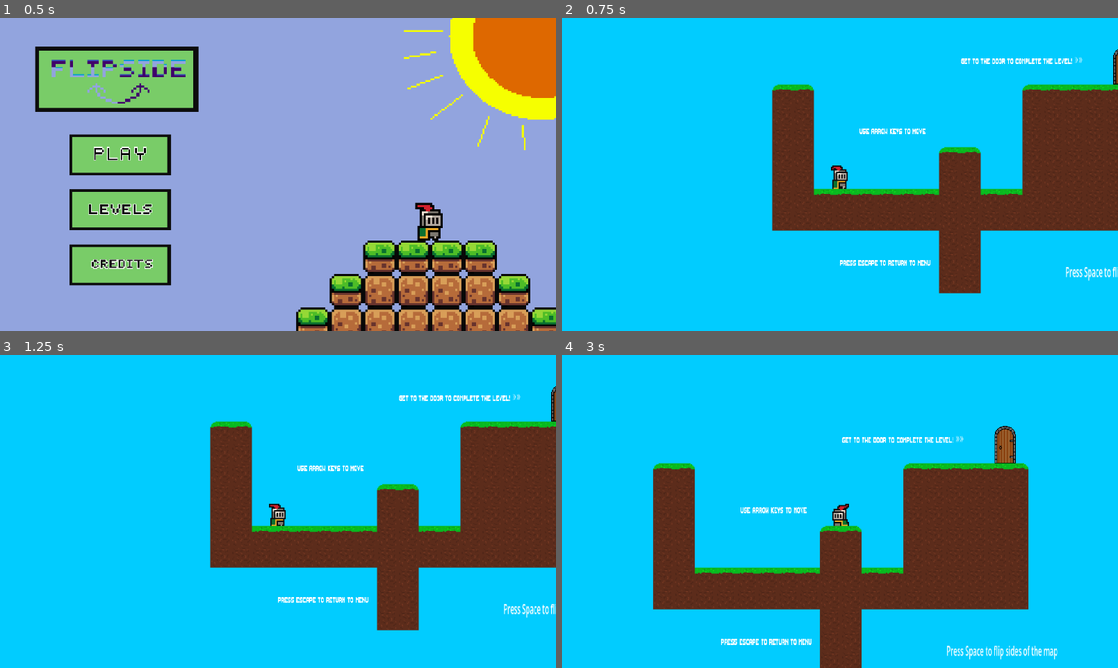
Above: before the commit, frames 1-4 (two rows, left to right).
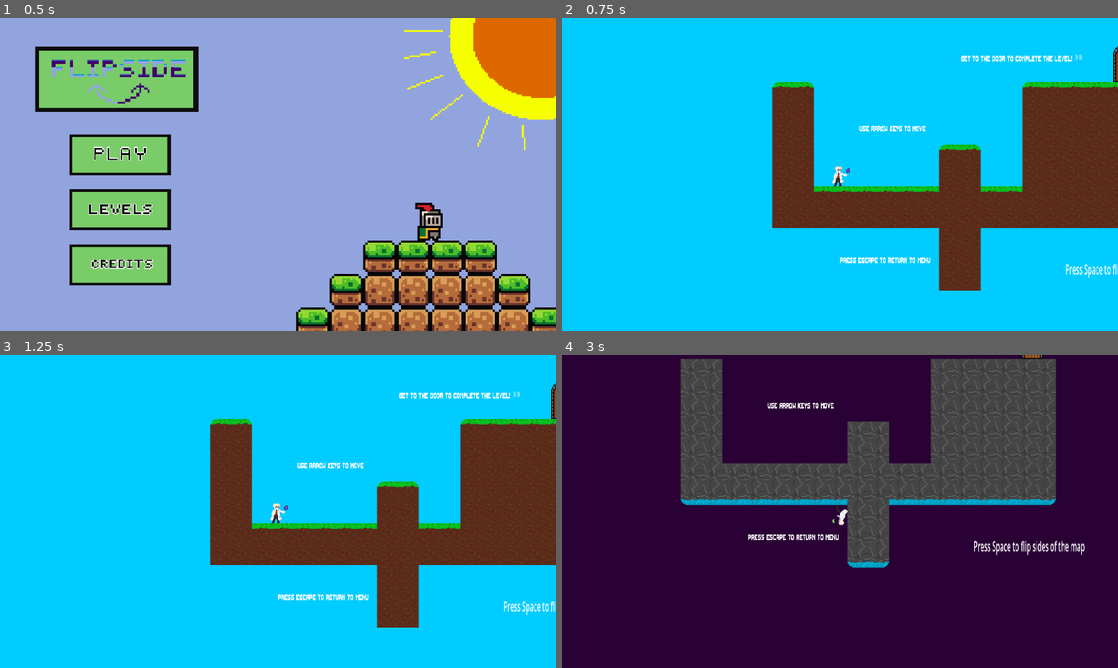
Above: after the commit, the same moments.

Repository: jasjakub1/Flipside
Game: Godot game, scene res://Scenes/Main Menu.tscn
The game is run twice, just before and just after one commit, with the same random seed, the same clock (stepped at 60 frames per second) and the same inputs.
Inputs (mouse positions are in pixels of both pictures, inside the frame that each line leads up to):
- Up to frame 1 (0.5 s): no input
- Up to frame 2 (0.75 s): click (684, 155) at 0.5 s
- Up to frame 3 (1.25 s): no input
- Up to frame 4 (3 s): tap Space (flip) at 1.25, 1.35, 2, 2.1, 2.75 s; hold Right (right) 1.28-2.78 s; tap Up (up) at 1.52, 2.27 s; hold Left (left) from 2.78 s (still down); tap Backspace (undo) at 2.85 s

Frame 1 is identical in both runs. In frame 2, 3.4% of the frame differs, in the area x 37-100%, y 9-88%; in frame 3, 3.4%; in frame 4, 100%, in the area x 0-100%, y 0-100%.
Error in both runs: Invalid call. Nonexistent function 'undoScene' in base 'Node (scene_loader.gd)'. (res://Scripts/game_manager.gd:40)

Commit message:
added brian's animations

Diff:
--- a/Prefabs/levelborder.tscn
+++ b/Prefabs/levelborder.tscn
@@ -1,6 +1,6 @@
 [gd_scene format=3 uid="uid://oaovodriiimf"]
 
-[ext_resource type="Script" uid="uid://b3il2tslowans" path="res://killzone.gd" id="1_sduic"]
+[ext_resource type="Script" uid="uid://b3il2tslowans" path="res://Scripts/killzone.gd" id="1_sduic"]
 
 [node name="levelborder" type="Node2D" unique_id=939326769]
 
--- a/Prefabs/player.tscn
+++ b/Prefabs/player.tscn
@@ -1,177 +1,316 @@
 [gd_scene format=3 uid="uid://bsbh1k26q7bqn"]
 
 [ext_resource type="Script" uid="uid://cojrj5s3y1p7h" path="res://Scripts/playerMovement.gd" id="1_5wxv7"]
-[ext_resource type="Texture2D" uid="uid://cgfl8c1cqldre" path="res://Assets/knight.png" id="2_y5hcb"]
+[ext_resource type="Texture2D" uid="uid://b0pwnmur6aklo" path="res://Assets/scientist-animations/scientist_idle-flipped.png" id="2_kgmex"]
+[ext_resource type="Texture2D" uid="uid://cfnblseeignxo" path="res://Assets/scientist-animations/scientist_idle-standard.png" id="3_2xbkd"]
 [ext_resource type="Texture2D" uid="uid://drgimstcny87i" path="res://Assets/OIP.webp" id="3_y5hcb"]
 [ext_resource type="Texture2D" uid="uid://t0suqkl5texf" path="res://Assets/very-dark-purple-free-solidcolor-background.jpg" id="4_2nftw"]
+[ext_resource type="Texture2D" uid="uid://bdugk5adxppg8" path="res://Assets/scientist-animations/scientist_jump-flipped.png" id="4_3vpsw"]
 [ext_resource type="AudioStream" uid="uid://bcryw7anmcipg" path="res://Assets/joentnt-walk-on-dirt-1-291981.mp3" id="5_knrd4"]
+[ext_resource type="Texture2D" uid="uid://cbwgg8gre4wwa" path="res://Assets/scientist-animations/scientist_jump-standard.png" id="5_m62uw"]
+[ext_resource type="Texture2D" uid="uid://bhq6vofvkgo3p" path="res://Assets/scientist-animations/scientist_run-flipped.png" id="6_b30ri"]
+[ext_resource type="Texture2D" uid="uid://fwcrdsbljr7g" path="res://Assets/scientist-animations/scientist_run-standard.png" id="7_ms580"]
 
 [sub_resource type="RectangleShape2D" id="RectangleShape2D_c4wnb"]
-size = Vector2(10, 16)
-
-[sub_resource type="AtlasTexture" id="AtlasTexture_kdubu"]
-atlas = ExtResource("2_y5hcb")
-region = Rect2(0, 0, 32, 32)
-
-[sub_resource type="AtlasTexture" id="AtlasTexture_d21ai"]
-atlas = ExtResource("2_y5hcb")
-region = Rect2(32, 0, 32, 32)
-
-[sub_resource type="AtlasTexture" id="AtlasTexture_rj586"]
-atlas = ExtResource("2_y5hcb")
-region = Rect2(64, 0, 32, 32)
-
-[sub_resource type="AtlasTexture" id="AtlasTexture_4d7sh"]
-atlas = ExtResource("2_y5hcb")
-region = Rect2(96, 0, 32, 32)
-
-[sub_resource type="AtlasTexture" id="AtlasTexture_epypp"]
-atlas = ExtResource("2_y5hcb")
-region = Rect2(0, 160, 32, 32)
-
-[sub_resource type="AtlasTexture" id="AtlasTexture_ei405"]
-atlas = ExtResource("2_y5hcb")
-region = Rect2(0, 64, 32, 32)
-
-[sub_resource type="AtlasTexture" id="AtlasTexture_e8dv2"]
-atlas = ExtResource("2_y5hcb")
-region = Rect2(32, 64, 32, 32)
-
-[sub_resource type="AtlasTexture" id="AtlasTexture_2nhjh"]
-atlas = ExtResource("2_y5hcb")
-region = Rect2(64, 64, 32, 32)
-
-[sub_resource type="AtlasTexture" id="AtlasTexture_bjha6"]
-atlas = ExtResource("2_y5hcb")
-region = Rect2(96, 64, 32, 32)
-
-[sub_resource type="AtlasTexture" id="AtlasTexture_gt76g"]
-atlas = ExtResource("2_y5hcb")
-region = Rect2(128, 64, 32, 32)
-
-[sub_resource type="AtlasTexture" id="AtlasTexture_1fr6y"]
-atlas = ExtResource("2_y5hcb")
-region = Rect2(160, 64, 32, 32)
-
-[sub_resource type="AtlasTexture" id="AtlasTexture_2hxjc"]
-atlas = ExtResource("2_y5hcb")
-region = Rect2(192, 64, 32, 32)
-
-[sub_resource type="AtlasTexture" id="AtlasTexture_ebxd8"]
-atlas = ExtResource("2_y5hcb")
-region = Rect2(224, 64, 32, 32)
-
-[sub_resource type="AtlasTexture" id="AtlasTexture_2u7jv"]
-atlas = ExtResource("2_y5hcb")
-region = Rect2(0, 96, 32, 32)
-
-[sub_resource type="AtlasTexture" id="AtlasTexture_24dk6"]
-atlas = ExtResource("2_y5hcb")
-region = Rect2(32, 96, 32, 32)
-
-[sub_resource type="AtlasTexture" id="AtlasTexture_mryly"]
-atlas = ExtResource("2_y5hcb")
-region = Rect2(64, 96, 32, 32)
-
-[sub_resource type="AtlasTexture" id="AtlasTexture_kq1c5"]
-atlas = ExtResource("2_y5hcb")
-region = Rect2(96, 96, 32, 32)
-
-[sub_resource type="AtlasTexture" id="AtlasTexture_ornx7"]
-atlas = ExtResource("2_y5hcb")
-region = Rect2(128, 96, 32, 32)
-
-[sub_resource type="AtlasTexture" id="AtlasTexture_cnnru"]
-atlas = ExtResource("2_y5hcb")
-region = Rect2(160, 96, 32, 32)
-
-[sub_resource type="AtlasTexture" id="AtlasTexture_540hr"]
-atlas = ExtResource("2_y5hcb")
-region = Rect2(192, 96, 32, 32)
-
-[sub_resource type="AtlasTexture" id="AtlasTexture_6ip5v"]
-atlas = ExtResource("2_y5hcb")
-region = Rect2(224, 96, 32, 32)
+size = Vector2(7, 14)
+
+[sub_resource type="AtlasTexture" id="AtlasTexture_q7l0e"]
+atlas = ExtResource("2_kgmex")
+region = Rect2(0, 0, 64, 64)
+
+[sub_resource type="AtlasTexture" id="AtlasTexture_0fs2y"]
+atlas = ExtResource("2_kgmex")
+region = Rect2(64, 0, 64, 64)
+
+[sub_resource type="AtlasTexture" id="AtlasTexture_wphcr"]
+atlas = ExtResource("2_kgmex")
+region = Rect2(128, 0, 64, 64)
+
+[sub_resource type="AtlasTexture" id="AtlasTexture_and0b"]
+atlas = ExtResource("2_kgmex")
+region = Rect2(192, 0, 64, 64)
+
+[sub_resource type="AtlasTexture" id="AtlasTexture_405c5"]
+atlas = ExtResource("3_2xbkd")
+region = Rect2(0, 0, 64, 64)
+
+[sub_resource type="AtlasTexture" id="AtlasTexture_i3mxk"]
+atlas = ExtResource("3_2xbkd")
+region = Rect2(64, 0, 64, 64)
+
+[sub_resource type="AtlasTexture" id="AtlasTexture_qvmbc"]
+atlas = ExtResource("3_2xbkd")
+region = Rect2(128, 0, 64, 64)
+
+[sub_resource type="AtlasTexture" id="AtlasTexture_qjulh"]
+atlas = ExtResource("3_2xbkd")
+region = Rect2(192, 0, 64, 64)
+
+[sub_resource type="AtlasTexture" id="AtlasTexture_evqxc"]
+atlas = ExtResource("4_3vpsw")
+region = Rect2(0, 0, 64, 64)
+
+[sub_resource type="AtlasTexture" id="AtlasTexture_6gc6r"]
+atlas = ExtResource("5_m62uw")
+region = Rect2(0, 0, 64, 64)
+
+[sub_resource type="AtlasTexture" id="AtlasTexture_vjsh3"]
+atlas = ExtResource("6_b30ri")
+region = Rect2(0, 0, 64, 64)
+
+[sub_resource type="AtlasTexture" id="AtlasTexture_7c0pg"]
+atlas = ExtResource("6_b30ri")
+region = Rect2(64, 0, 64, 64)
+
+[sub_resource type="AtlasTexture" id="AtlasTexture_unxwf"]
+atlas = ExtResource("6_b30ri")
+region = Rect2(128, 0, 64, 64)
+
+[sub_resource type="AtlasTexture" id="AtlasTexture_0u5bp"]
+atlas = ExtResource("6_b30ri")
+region = Rect2(192, 0, 64, 64)
+
+[sub_resource type="AtlasTexture" id="AtlasTexture_di5ps"]
+atlas = ExtResource("6_b30ri")
+region = Rect2(256, 0, 64, 64)
+
+[sub_resource type="AtlasTexture" id="AtlasTexture_qkk0s"]
+atlas = ExtResource("6_b30ri")
+region = Rect2(320, 0, 64, 64)
+
+[sub_resource type="AtlasTexture" id="AtlasTexture_ygfkb"]
+atlas = ExtResource("6_b30ri")
+region = Rect2(384, 0, 64, 64)
+
+[sub_resource type="AtlasTexture" id="AtlasTexture_l3blc"]
+atlas = ExtResource("6_b30ri")
+region = Rect2(448, 0, 64, 64)
+
+[sub_resource type="AtlasTexture" id="AtlasTexture_1q4fu"]
+atlas = ExtResource("6_b30ri")
+region = Rect2(512, 0, 64, 64)
+
+[sub_resource type="AtlasTexture" id="AtlasTexture_jxrwi"]
+atlas = ExtResource("6_b30ri")
+region = Rect2(576, 0, 64, 64)
+
+[sub_resource type="AtlasTexture" id="AtlasTexture_s2pui"]
+atlas = ExtResource("6_b30ri")
+region = Rect2(640, 0, 64, 64)
+
+[sub_resource type="AtlasTexture" id="AtlasTexture_acf7d"]
+atlas = ExtResource("6_b30ri")
+region = Rect2(704, 0, 64, 64)
+
+[sub_resource type="AtlasTexture" id="AtlasTexture_0srn8"]
+atlas = ExtResource("6_b30ri")
+region = Rect2(768, 0, 64, 64)
+
+[sub_resource type="AtlasTexture" id="AtlasTexture_ba8jc"]
+atlas = ExtResource("6_b30ri")
+region = Rect2(832, 0, 64, 64)
+
+[sub_resource type="AtlasTexture" id="AtlasTexture_131b1"]
+atlas = ExtResource("7_ms580")
+region = Rect2(0, 0, 64, 64)
+
+[sub_resource type="AtlasTexture" id="AtlasTexture_qelst"]
+atlas = ExtResource("7_ms580")
+region = Rect2(64, 0, 64, 64)
+
+[sub_resource type="AtlasTexture" id="AtlasTexture_ob8dk"]
+atlas = ExtResource("7_ms580")
+region = Rect2(128, 0, 64, 64)
+
+[sub_resource type="AtlasTexture" id="AtlasTexture_faewp"]
+atlas = ExtResource("7_ms580")
+region = Rect2(192, 0, 64, 64)
+
+[sub_resource type="AtlasTexture" id="AtlasTexture_da5es"]
+atlas = ExtResource("7_ms580")
+region = Rect2(256, 0, 64, 64)
+
+[sub_resource type="AtlasTexture" id="AtlasTexture_375py"]
+atlas = ExtResource("7_ms580")
+region = Rect2(320, 0, 64, 64)
+
+[sub_resource type="AtlasTexture" id="AtlasTexture_3rsih"]
+atlas = ExtResource("7_ms580")
+region = Rect2(384, 0, 64, 64)
+
+[sub_resource type="AtlasTexture" id="AtlasTexture_6qop4"]
+atlas = ExtResource("7_ms580")
+region = Rect2(448, 0, 64, 64)
+
+[sub_resource type="AtlasTexture" id="AtlasTexture_km78l"]
+atlas = ExtResource("7_ms580")
+region = Rect2(512, 0, 64, 64)
+
+[sub_resource type="AtlasTexture" id="AtlasTexture_v447a"]
+atlas = ExtResource("7_ms580")
+region = Rect2(576, 0, 64, 64)
+
+[sub_resource type="AtlasTexture" id="AtlasTexture_3c3ic"]
+atlas = ExtResource("7_ms580")
+region = Rect2(640, 0, 64, 64)
+
+[sub_resource type="AtlasTexture" id="AtlasTexture_abtri"]
+atlas = ExtResource("7_ms580")
+region = Rect2(704, 0, 64, 64)
+
+[sub_resource type="AtlasTexture" id="AtlasTexture_nvkvw"]
+atlas = ExtResource("7_ms580")
+region = Rect2(768, 0, 64, 64)
+
+[sub_resource type="AtlasTexture" id="AtlasTexture_wy7bf"]
+atlas = ExtResource("7_ms580")
+region = Rect2(832, 0, 64, 64)
 
 [sub_resource type="SpriteFrames" id="SpriteFrames_q5dlx"]
 animations = [{
 "frames": [{
 "duration": 1.0,
-"texture": SubResource("AtlasTexture_kdubu")
-}, {
-"duration": 1.0,
-"texture": SubResource("AtlasTexture_d21ai")
-}, {
-"duration": 1.0,
-"texture": SubResource("AtlasTexture_rj586")
-}, {
-"duration": 1.0,
-"texture": SubResource("AtlasTexture_4d7sh")
-}],
-"loop": true,
-"name": &"idle",
-"speed": 10.0
-}, {
-"frames": [{
-"duration": 1.0,
-"texture": SubResource("AtlasTexture_epypp")
-}],
-"loop": true,
-"name": &"jump_mid",
+"texture": SubResource("AtlasTexture_q7l0e")
+}, {
+"duration": 1.0,
+"texture": SubResource("AtlasTexture_0fs2y")
+}, {
+"duration": 1.0,
+"texture": SubResource("AtlasTexture_wphcr")
+}, {
+"duration": 1.0,
+"texture": SubResource("AtlasTexture_and0b")
+}],
+"loop": true,
+"name": &"idle-flipped",
+"speed": 5.0
+}, {
+"frames": [{
+"duration": 1.0,
+"texture": SubResource("AtlasTexture_405c5")
+}, {
+"duration": 1.0,
+"texture": SubResource("AtlasTexture_i3mxk")
+}, {
+"duration": 1.0,
+"texture": SubResource("AtlasTexture_qvmbc")
+}, {
+"duration": 1.0,
+"texture": SubResource("AtlasTexture_qjulh")
+}],
+"loop": true,
+"name": &"idle-standard",
+"speed": 5.0
+}, {
+"frames": [{
+"duration": 1.0,
+"texture": SubResource("AtlasTexture_evqxc")
+}],
+"loop": true,
+"name": &"jump-flipped",
+"speed": 5.0
+}, {
+"frames": [{
+"duration": 1.0,
+"texture": SubResource("AtlasTexture_6gc6r")
+}],
+"loop": true,
+"name": &"jump-standard",
 "speed": 1.0
 }, {
 "frames": [{
 "duration": 1.0,
-"texture": SubResource("AtlasTexture_ei405")
-}, {
-"duration": 1.0,
-"texture": SubResource("AtlasTexture_e8dv2")
-}, {
-"duration": 1.0,
-"texture": SubResource("AtlasTexture_2nhjh")
-}, {
-"duration": 1.0,
-"texture": SubResource("AtlasTexture_bjha6")
-}, {
-"duration": 1.0,
-"texture": SubResource("AtlasTexture_gt76g")
-}, {
-"duration": 1.0,
-"texture": SubResource("AtlasTexture_1fr6y")
-}, {
-"duration": 1.0,
-"texture": SubResource("AtlasTexture_2hxjc")
-}, {
-"duration": 1.0,
-"texture": SubResource("AtlasTexture_ebxd8")
-}, {
-"duration": 1.0,
-"texture": SubResource("AtlasTexture_2u7jv")
-}, {
-"duration": 1.0,
-"texture": SubResource("AtlasTexture_24dk6")
-}, {
-"duration": 1.0,
-"texture": SubResource("AtlasTexture_mryly")
-}, {
-"duration": 1.0,
-"texture": SubResource("AtlasTexture_kq1c5")
-}, {
-"duration": 1.0,
-"texture": SubResource("AtlasTexture_ornx7")
-}, {
-"duration": 1.0,
-"texture": SubResource("AtlasTexture_cnnru")
-}, {
-"duration": 1.0,
-"texture": SubResource("AtlasTexture_540hr")
-}, {
-"duration": 1.0,
-"texture": SubResource("AtlasTexture_6ip5v")
-}],
-"loop": true,
-"name": &"running",
-"speed": 10.0
+"texture": SubResource("AtlasTexture_vjsh3")
+}, {
+"duration": 1.0,
+"texture": SubResource("AtlasTexture_7c0pg")
+}, {
+"duration": 1.0,
+"texture": SubResource("AtlasTexture_unxwf")
+}, {
+"duration": 1.0,
+"texture": SubResource("AtlasTexture_0u5bp")
+}, {
+"duration": 1.0,
+"texture": SubResource("AtlasTexture_di5ps")
+}, {
+"duration": 1.0,
+"texture": SubResource("AtlasTexture_qkk0s")
+}, {
+"duration": 1.0,
+"texture": SubResource("AtlasTexture_ygfkb")
+}, {
+"duration": 1.0,
+"texture": SubResource("AtlasTexture_l3blc")
+}, {
+"duration": 1.0,
+"texture": SubResource("AtlasTexture_1q4fu")
+}, {
+"duration": 1.0,
+"texture": SubResource("AtlasTexture_jxrwi")
+}, {
+"duration": 1.0,
+"texture": SubResource("AtlasTexture_s2pui")
+}, {
+"duration": 1.0,
+"texture": SubResource("AtlasTexture_acf7d")
+}, {
+"duration": 1.0,
+"texture": SubResource("AtlasTexture_0srn8")
+}, {
+"duration": 1.0,
+"texture": SubResource("AtlasTexture_ba8jc")
+}],
+"loop": true,
+"name": &"run-flipped",
+"speed": 15.0
+}, {
+"frames": [{
+"duration": 1.0,
+"texture": SubResource("AtlasTexture_131b1")
+}, {
+"duration": 1.0,
+"texture": SubResource("AtlasTexture_qelst")
+}, {
+"duration": 1.0,
+"texture": SubResource("AtlasTexture_ob8dk")
+}, {
+"duration": 1.0,
+"texture": SubResource("AtlasTexture_faewp")
+}, {
+"duration": 1.0,
+"texture": SubResource("AtlasTexture_da5es")
+}, {
+"duration": 1.0,
+"texture": SubResource("AtlasTexture_375py")
+}, {
+"duration": 1.0,
+"texture": SubResource("AtlasTexture_3rsih")
+}, {
+"duration": 1.0,
+"texture": SubResource("AtlasTexture_6qop4")
+}, {
+"duration": 1.0,
+"texture": SubResource("AtlasTexture_km78l")
+}, {
+"duration": 1.0,
+"texture": SubResource("AtlasTexture_v447a")
+}, {
+"duration": 1.0,
+"texture": SubResource("AtlasTexture_3c3ic")
+}, {
+"duration": 1.0,
+"texture": SubResource("AtlasTexture_abtri")
+}, {
+"duration": 1.0,
+"texture": SubResource("AtlasTexture_nvkvw")
+}, {
+"duration": 1.0,
+"texture": SubResource("AtlasTexture_wy7bf")
+}],
+"loop": true,
+"name": &"run-standard",
+"speed": 15.0
 }]
 
 [node name="Player" type="CharacterBody2D" unique_id=127984811]
@@ -179,16 +318,17 @@
 metadata/name = "Greg \"The Greg\" Gregorvitch"
 
 [node name="PlayerCollisionShape2D" type="CollisionShape2D" parent="." unique_id=52715806]
-position = Vector2(0, 3)
+position = Vector2(-1.5, 2)
 shape = SubResource("RectangleShape2D_c4wnb")
 
 [node name="Camera2D" type="Camera2D" parent="." unique_id=1091044557]
 zoom = Vector2(3, 3)
 
 [node name="AnimatedSprite2D" type="AnimatedSprite2D" parent="." unique_id=1750614667]
+scale = Vector2(0.3, 0.3)
 sprite_frames = SubResource("SpriteFrames_q5dlx")
-animation = &"jump_mid"
-frame_progress = 0.78017896
+animation = &"jump-standard"
+frame_progress = 0.60344607
 
 [node name="Oip" type="Sprite2D" parent="." unique_id=1713720047]
 z_index = -10
@@ -208,7 +348,7 @@
 parameters/looping = true
 
 [node name="RayCast2D" type="RayCast2D" parent="." unique_id=1011248943]
-target_position = Vector2(-6, -12)
+target_position = Vector2(-5, -9)
 
 [node name="RayCast2D2" type="RayCast2D" parent="." unique_id=213284667]
-target_position = Vector2(6, -12)
+target_position = Vector2(2, -9)
--- a/Scenes/Credits.tscn
+++ b/Scenes/Credits.tscn
@@ -9,24 +9,30 @@
 
 [node name="Background" type="Sprite2D" parent="." unique_id=1330707642]
 z_index = -10
-position = Vector2(599, 329)
+position = Vector2(632, 379)
 scale = Vector2(8.88, 4.44)
 texture = ExtResource("1_xbebw")
 
 [node name="Text1" parent="." unique_id=263910221 instance=ExtResource("2_7xmno")]
-offset_left = 273.0
-offset_top = 57.0
-offset_right = 881.77686
-offset_bottom = 314.0
+offset_left = 288.0
+offset_top = 51.0
+offset_right = 994.0
+offset_bottom = 348.0
 scale = Vector2(1, 2.064)
+theme_override_font_sizes/font_size = 24
 text = "CREDITS:
 
 Main level designer - Shawn Xu
 Lead programmer - Jasper Jakubauskas
-Lead visual designer - Marco Ma
+Lead asset designer - Brian Nguyen
 
-Assets from Brackey's godot tutorial and Marco Ma's design
+Door and key from Brackey's godot tutorial
+Tilemap and UI by Jasper Jakubauskas
+Scientist animations, background and splash screen by Brian Nguyen
 
-Press enter to continue
+Press escape to continue
 "
 horizontal_alignment = 1
+
+[node name="Camera2D" type="Camera2D" parent="." unique_id=1893431033]
+position = Vector2(636, 351)
--- a/Scenes/Scene 1.tscn
+++ b/Scenes/Scene 1.tscn
@@ -24,7 +24,7 @@
 [node name="GameManager" parent="." unique_id=1526663803 instance=ExtResource("4_5udjf")]
 
 [node name="levelborder" parent="." unique_id=939326769 instance=ExtResource("8_iekmd")]
-position = Vector2(-163, -151)
+position = Vector2(-166, -131)
 scale = Vector2(0.4, 0.4)
 
 [node name="Door" parent="." unique_id=2142673694 instance=ExtResource("7_5udjf")]
--- a/Scripts/playerMovement.gd
+++ b/Scripts/playerMovement.gd
@@ -55,14 +55,24 @@
 
 	var direction := Input.get_axis("left", "right")
 
-	if (not is_on_floor() and not game_manager.flipped):
-		animated_sprite.play("jump_mid")
-	elif (not touchingCeiling and game_manager.flipped):
-		animated_sprite.play("jump_mid")
-	elif direction != 0:
-		animated_sprite.play("running")
+	if not game_manager.flipped:
+		if not is_on_floor():
+			animated_sprite.play("jump-standard")
+
+		elif direction != 0:
+			animated_sprite.play("run-standard")
+
+		else:
+			animated_sprite.play("idle-standard")
 	else:
-		animated_sprite.play("idle")
+		if not touchingCeiling:
+			animated_sprite.play("jump-flipped")
+
+		elif direction != 0:
+			animated_sprite.play("run-flipped")
+
+		else:
+			animated_sprite.play("idle-flipped")
 
 	if direction > 0:
 		animated_sprite.flip_h = false
Binary file removed: Assets/decorative.png
Binary file added: Assets/scientist-animations/scientist_idle-flipped.png
Not shown, added: Assets/scientist-animations/scientist_idle-flipped.png.import
Binary file added: Assets/scientist-animations/scientist_idle-standard.png
Not shown, added: Assets/scientist-animations/scientist_idle-standard.png.import
Binary file added: Assets/scientist-animations/scientist_jump-flipped.png
Not shown, added: Assets/scientist-animations/scientist_jump-flipped.png.import
Binary file added: Assets/scientist-animations/scientist_jump-standard.png
Not shown, added: Assets/scientist-animations/scientist_jump-standard.png.import
Binary file added: Assets/scientist-animations/scientist_run-flipped.png
Not shown, added: Assets/scientist-animations/scientist_run-flipped.png.import
Binary file added: Assets/scientist-animations/scientist_run-standard.png
(and 3 more such lines)
